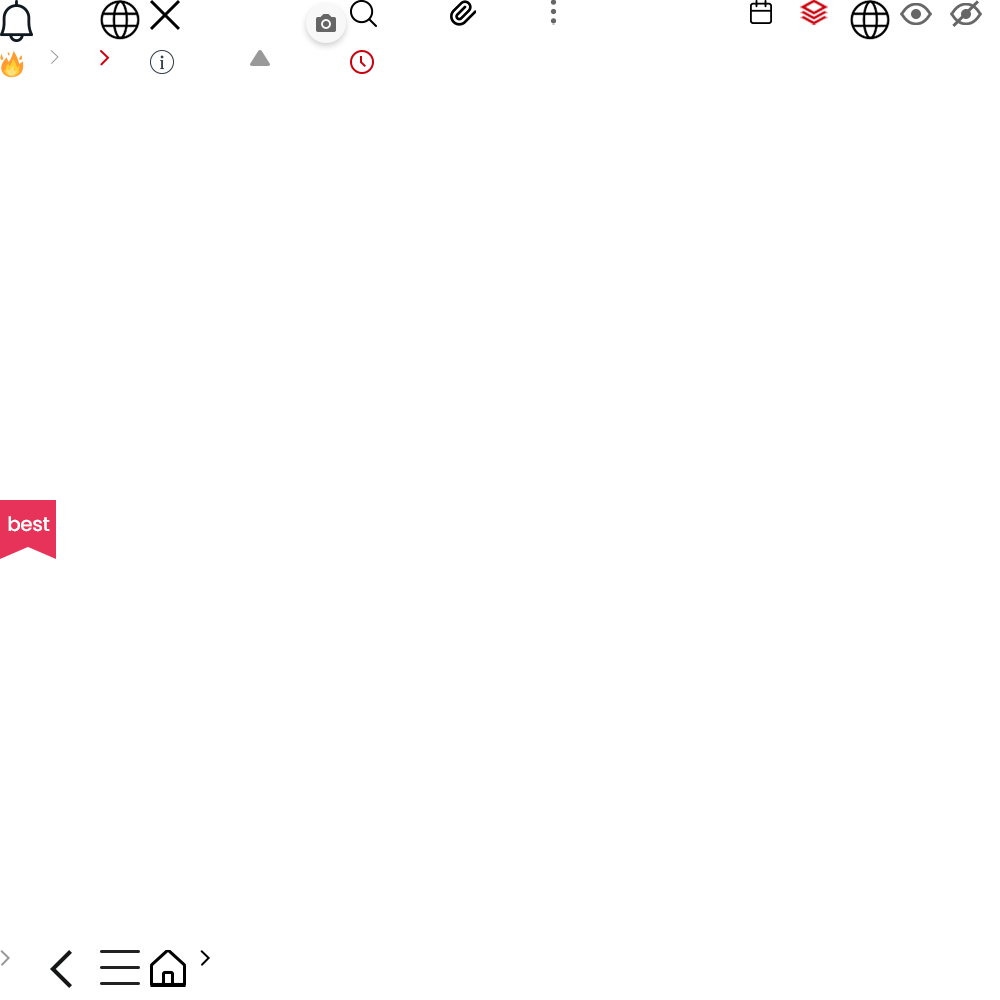
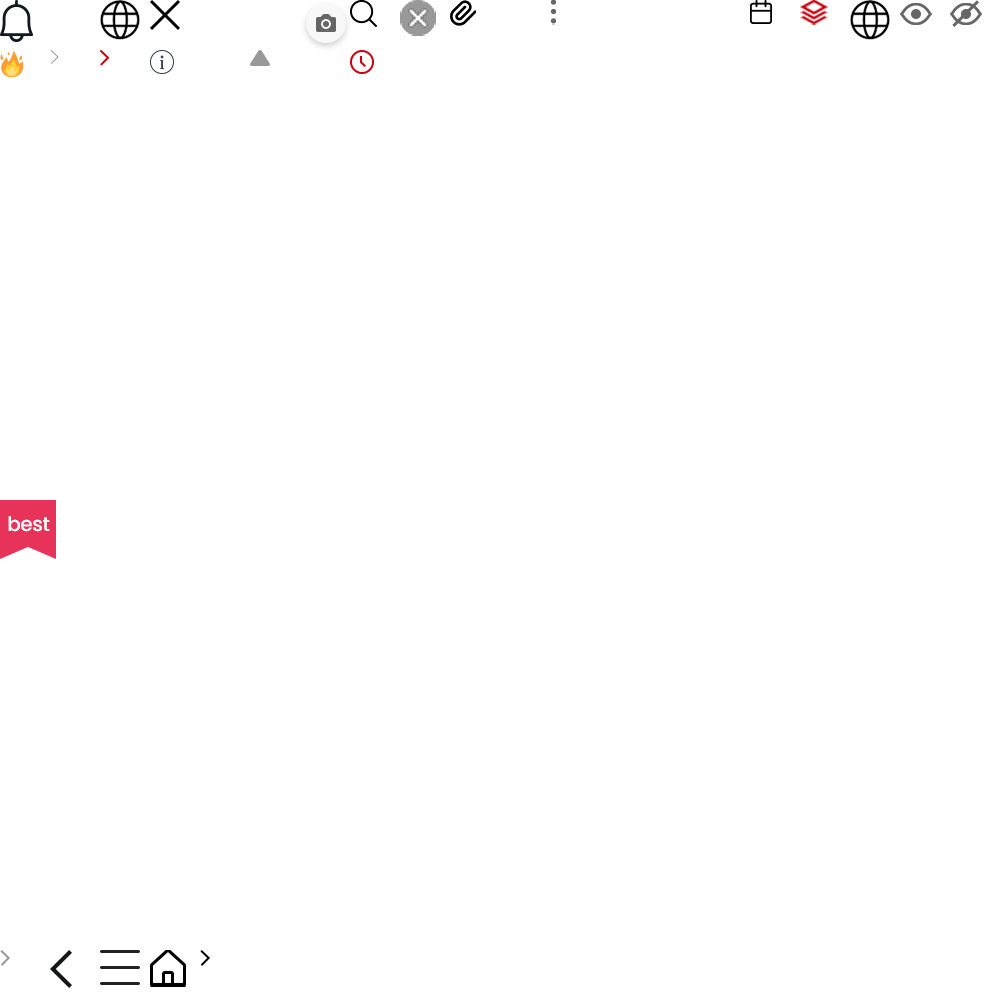
Two versions of the same layered image (1000 × 1000). Layer-by-layer changes:
added layer "레이어 24" in group "그룹 1" over 400, 0, 436, 36
